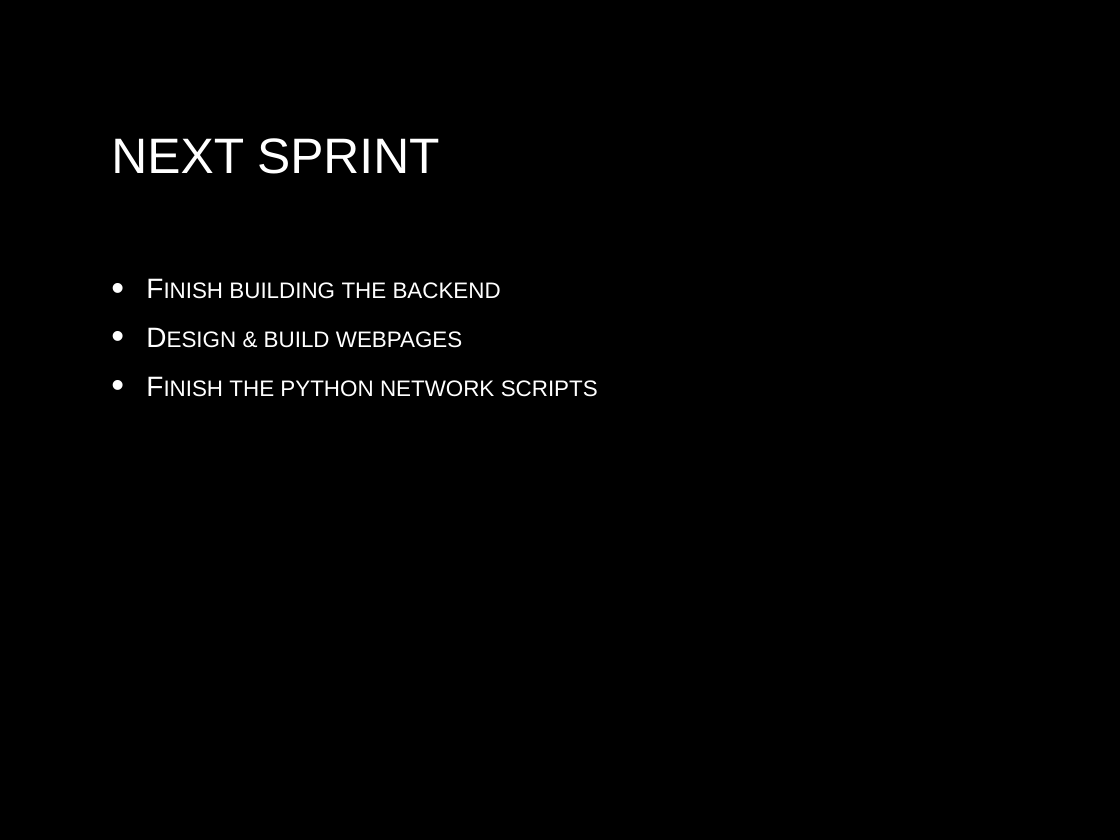
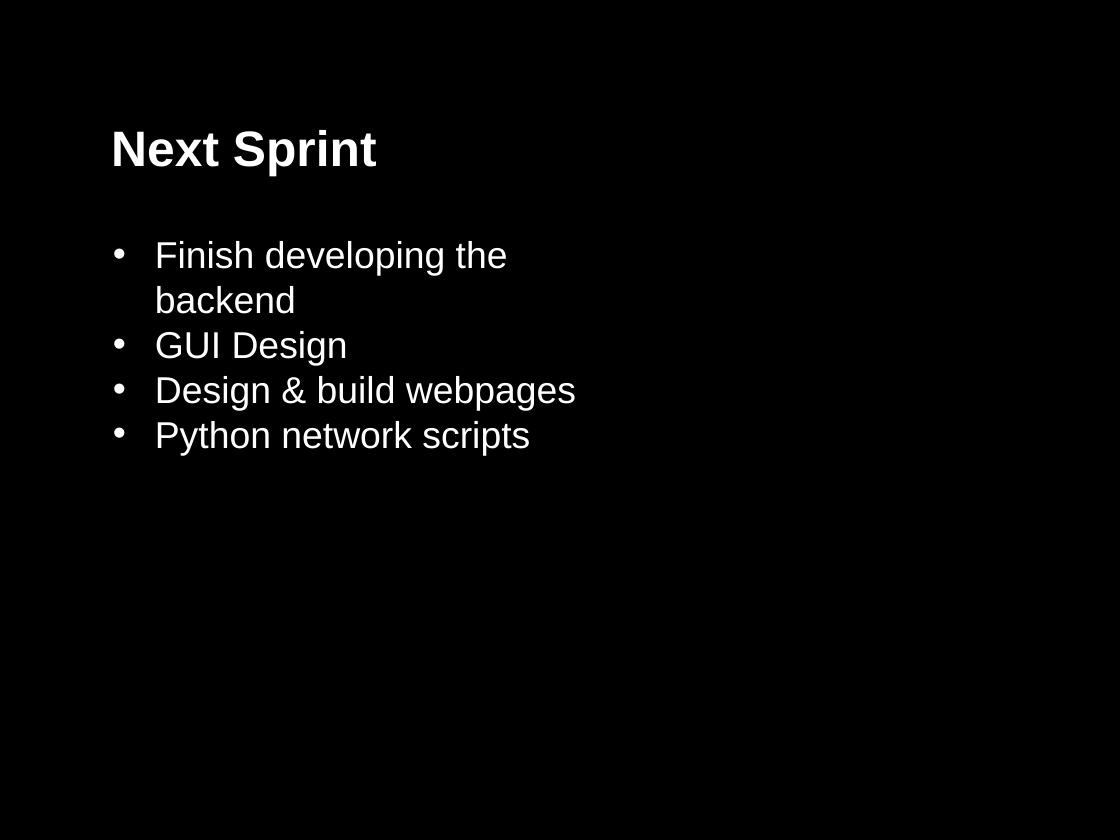
Before and after one commit to whitej42/NetManager, a slide deck: slide 4 of Documentation/Bi-Weekly Reporting/Wk02 Presentation.pptx. Drawn at 1120x840 pixels with LibreOffice and Linux fonts; fonts in the diff are those of the drawing; background and template pictures are left out. Boxes give left, top, right and bottom in pixels: in the first picture for what was removed or moved away, otherwise in the second. Text is boxed around its words. In the diff, an @@ line names an element or a change of style, - is before the commit and + after.

```diff
--- a/Documentation/Bi-Weekly Reporting/Wk02 Presentation.pptx
+++ b/Documentation/Bi-Weekly Reporting/Wk02 Presentation.pptx
@@ text "Next Sprint" at (111,130,377,176): vertical alignment middle to top @@
@@ text at (111,130,377,176): text changed; text colour gradient #FFFFFF to #BFBFBF to #FFFFFF; bold on @@
-NEXT SPRINT
+Next Sprint
@@ text "Finish developing the backend" at (155,241,576,455): vertical alignment middle to top @@
@@ text "Finish developing the backend": place and size @@
-text "Finish developing the backend" at (229,282,598,397)
+text "Finish developing the backend" at (155,241,576,455)
@@ text at (155,241,508,366): text changed; size 18 to 24 pt; text colour gradient #FFFFFF to #BFBFBF to #FFFFFF @@
-• Finish building the backend
+• Finish developing the backend
+• GUI Design
@@ text at (155,376,576,410): size 18 to 24 pt, text colour gradient #FFFFFF to #BFBFBF to #FFFFFF, small capitals off in "Design & build webpages"; indent changed; less space between paragraphs @@
@@ text at (155,421,530,455): text changed; size 18 to 24 pt; text colour gradient #FFFFFF to #BFBFBF to #FFFFFF @@
-• Finish the python network scripts
+• Python network scripts
```
Also in this commit, not shown: 1 other slide changed, 2 slides added, 2 slides removed, 3 other files.
